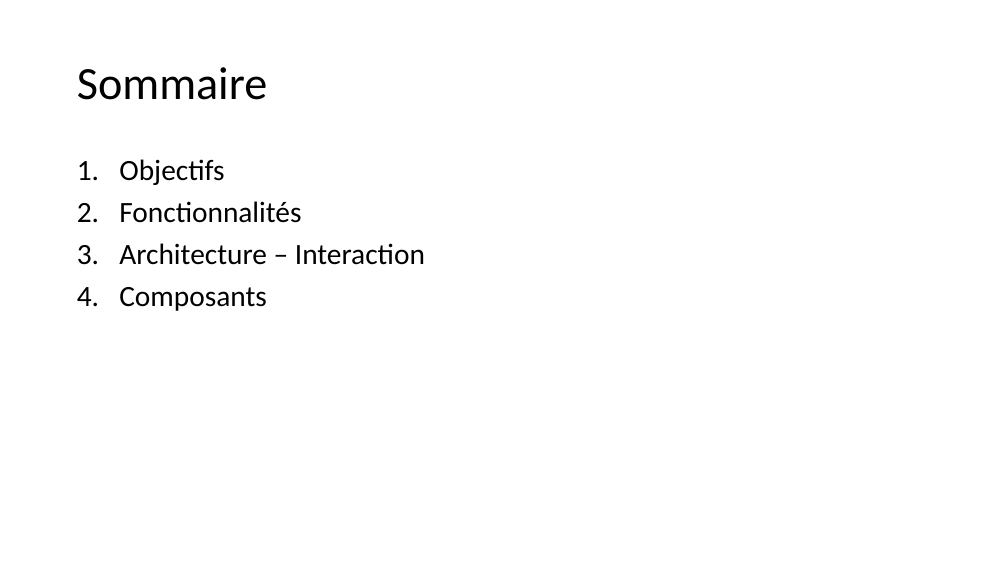
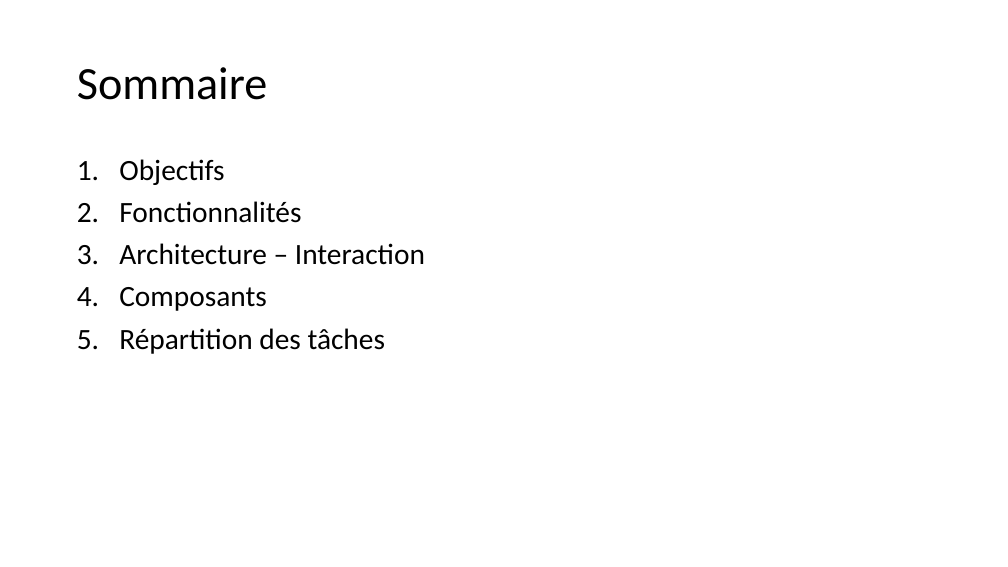
Before and after one commit to mapfra/lpiotia2022_GestionAccesBatiment, a slide deck: slide 2 of Gestion d’accès au batiment.pptx. Drawn at 1008x567 pixels with LibreOffice and Linux fonts; fonts in the diff are those of the drawing. Boxes give left, top, right and bottom in pixels: in the first picture for what was removed or moved away, otherwise in the second. Text is boxed around its words. In the diff, an @@ line names an element or a change of style, - is before the commit and + after.

```diff
--- a/Gestion d’accès au batiment.pptx
+++ b/Gestion d’accès au batiment.pptx
@@ text at [119,328,385,354]: paragraph added @@
+5. Répartition des tâches
```
Also in this commit, not shown: 1 other slide changed, 2 slides added.
